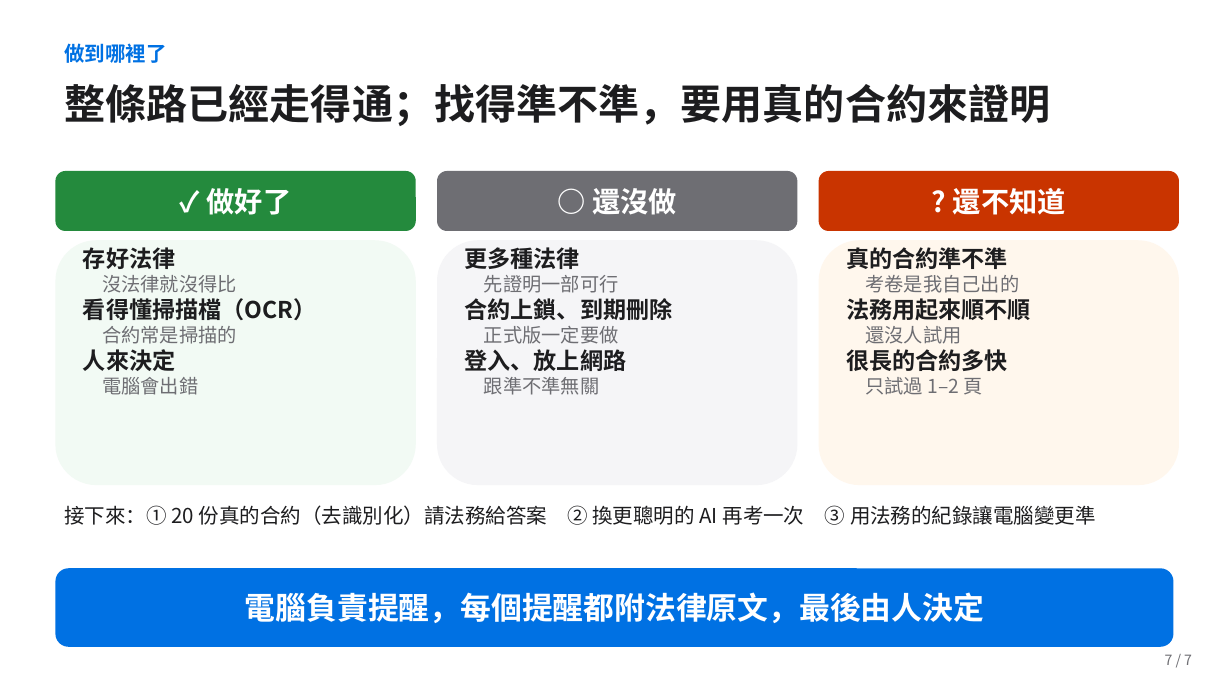
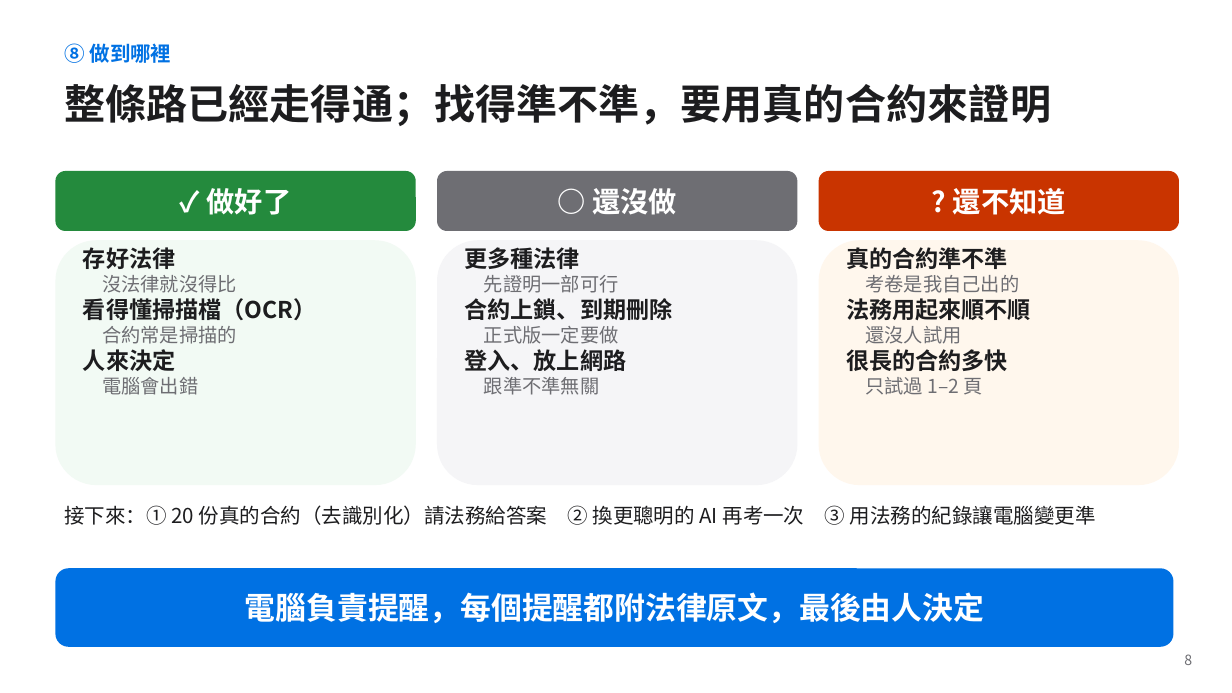
Before and after one commit to jaylooloomi/contract-check, a slide deck: slide 12 of docs/deck/合約外規檢查_簡報.pptx (slide 9 before the commit). Drawn at 1232x693 pixels with LibreOffice and Linux fonts; fonts in the diff are those of the drawing. Boxes give left, top, right and bottom in pixels: in the first picture for what was removed or moved away, otherwise in the second. Text is boxed around its words. In the diff, an @@ line names an element or a change of style, - is before the commit and + after.

```diff
--- a/docs/deck/合約外規檢查_簡報.pptx
+++ b/docs/deck/合約外規檢查_簡報.pptx
@@ text at bbox=[64, 43, 172, 63]: text changed @@
-做到哪裡了
+⑧ 做到哪裡
@@ text at bbox=[1184, 654, 1192, 665]: text changed @@
-7 / 7
+8
```
Also in this commit, not shown: 8 other slides changed, 4 slides added, 1 slide removed, 20 other files.
